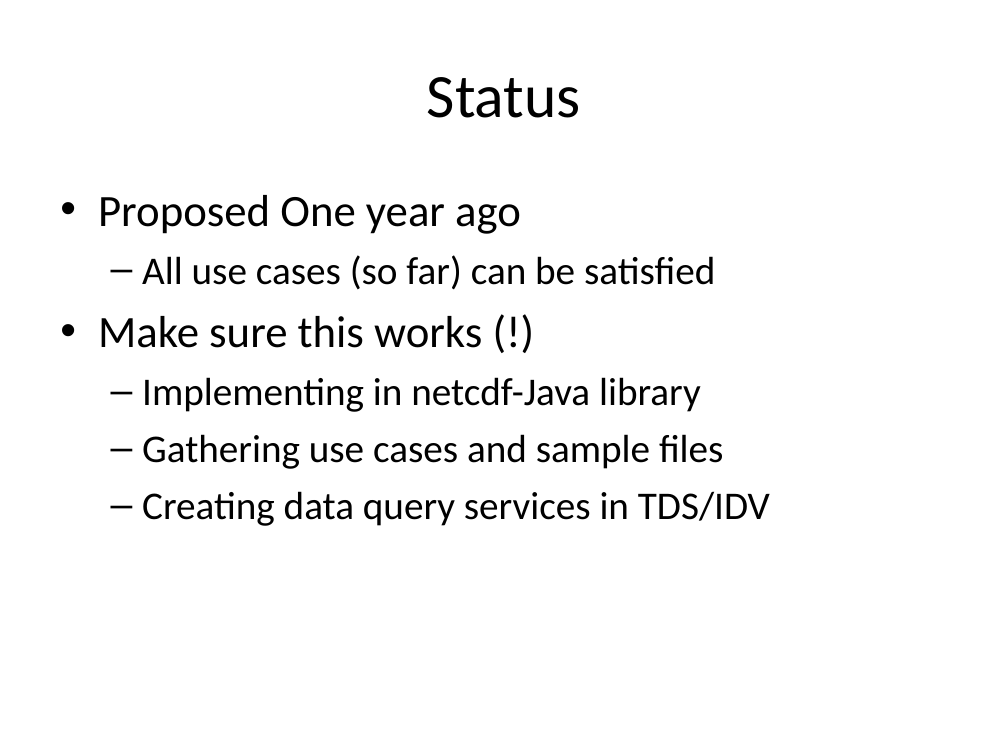
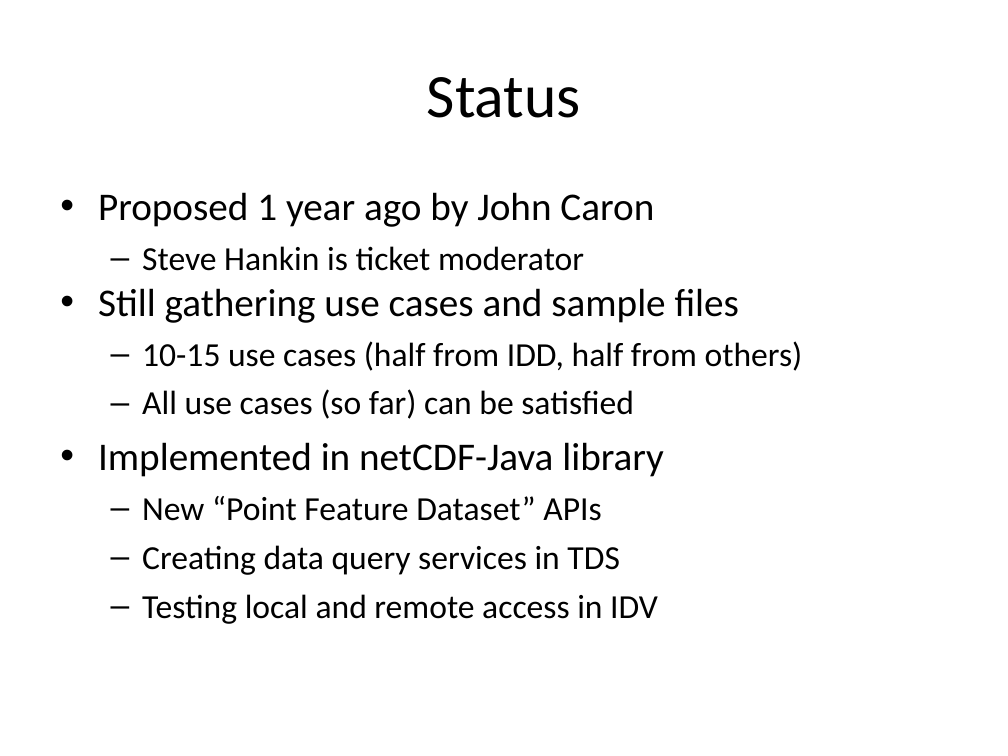
Before and after one commit to ooici-eoi/THREDDS, a slide deck: slide 13 of docs/web/netcdf-java/site/reference/FeatureDatasets/CFPointObs.ppt. Drawn at 1008x756 pixels with LibreOffice and Linux fonts; fonts in the diff are those of the drawing. Boxes give left, top, right and bottom in pixels: in the first picture for what was removed or moved away, otherwise in the second. Text is boxed around its words. In the diff, an @@ line names an element or a change of style, - is before the commit and + after.

```diff
--- a/docs/web/netcdf-java/site/reference/FeatureDatasets/CFPointObs.ppt
+++ b/docs/web/netcdf-java/site/reference/FeatureDatasets/CFPointObs.ppt
@@ text at (98,192,803,371): text changed; size 32 to 24 pt @@
-• Proposed One year ago
+• Proposed 1 year ago by John Caron
+  – Steve Hankin is ticket moderator
+• Still gathering use cases and sample files
+  – 10-15 use cases (half from IDD, half from others)
@@ text at (142,389,634,419): size 28 to 24 pt in "All use cases (so far) can be ..."; less space between paragraphs @@
@@ text at (98,442,664,624): text changed; size 28 to 24 pt @@
-• Make sure this works (!)
-  – Implementing in netcdf-Java library
-  – Gathering use cases and sample files
-  – Creating data query services in TDS/IDV
+• Implemented in netCDF-Java library
+  – New “Point Feature Dataset” APIs
+  – Creating data query services in TDS
+  – Testing local and remote access in IDV
```
Also in this commit, not shown: 4 other slides changed, 19 other files.
